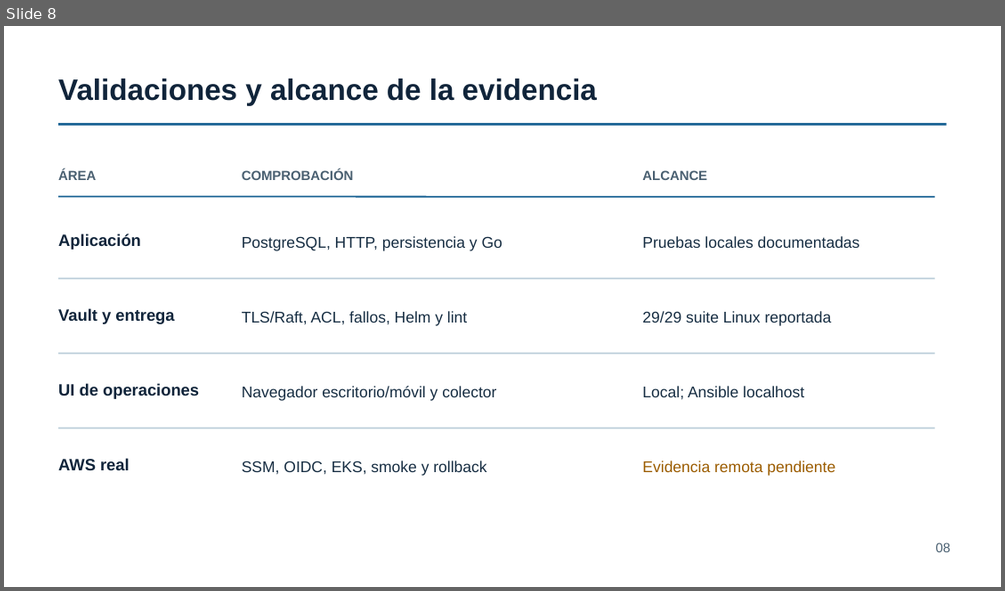
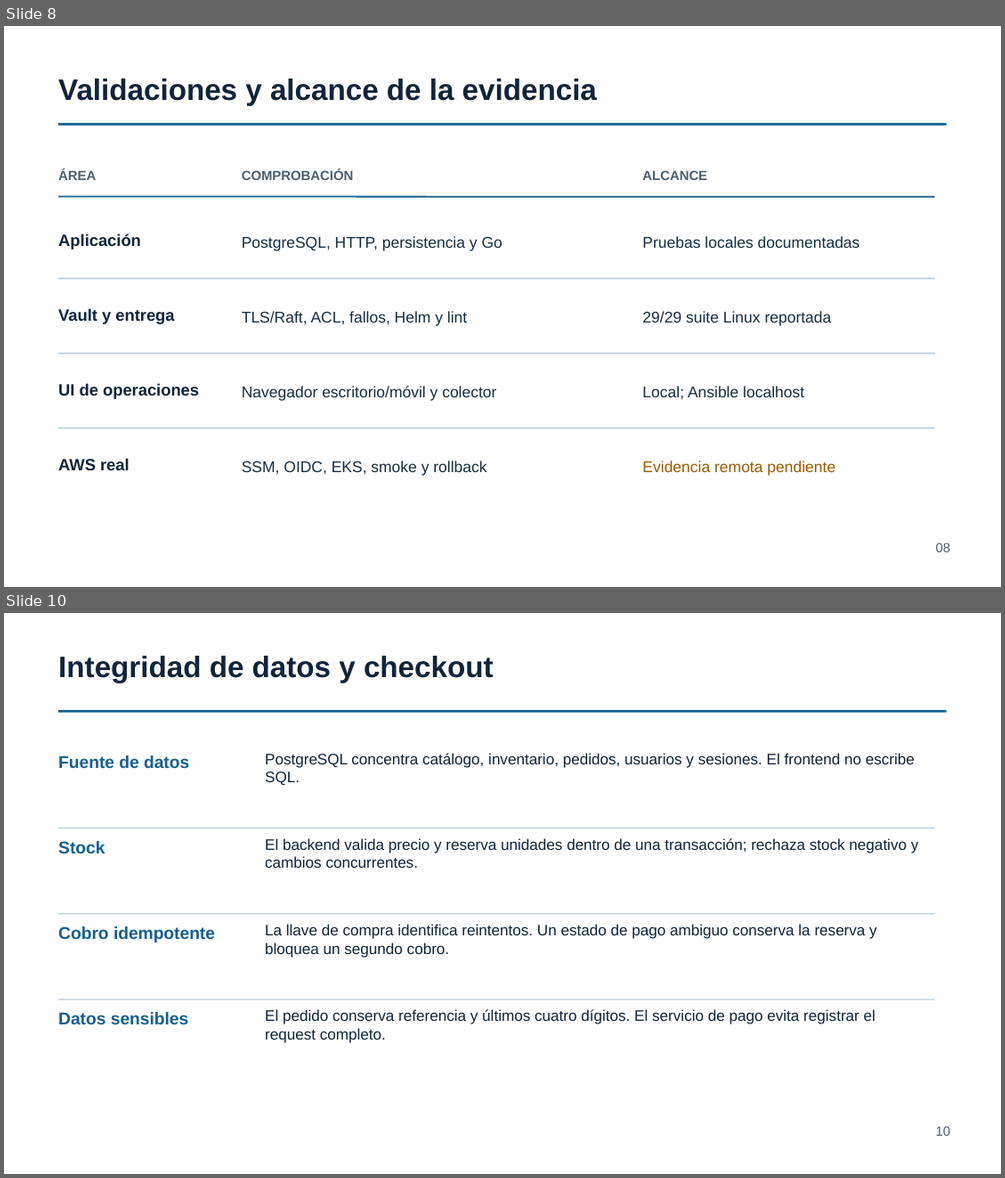
Before and after one commit to Hacket00GTFO/Boutique-Eq4-DevOPS, a slide deck: docs/Boutique-Eq4-Fase3-Seguridad-UI-Validaciones.pptx. Shown one above the other, each under a label of ours: slide 8 before the commit, slides 8 and 10 after it; the slides between them are not shown. The pictures are 1005x591 and 1005x1178 pixels, drawn with LibreOffice and Linux fonts; fonts in the diff are those of the drawing. Boxes give left, top, right and bottom in pixels: in the first picture for what was removed or moved away, otherwise in the second. Text is boxed around its words. In the diff, an @@ line names an element or a change of style, - is before the commit and + after.

```diff
--- a/docs/Boutique-Eq4-Fase3-Seguridad-UI-Validaciones.pptx
+++ b/docs/Boutique-Eq4-Fase3-Seguridad-UI-Validaciones.pptx
@@ slide 10 added at (4,613,1001,1174), background #FFFFFF @@
@@ text added at (58,656,494,683), 28.5 pt, text #10243A, bold @@
+Integridad de datos y checkout
@@ line added from (58, 711) to (947, 711), #145F91 2.25 pt @@
@@ text added at (58,755,189,768), 16.5 pt, text #145F91, bold @@
+Fuente de datos
@@ text added at (265,753,914,786), 14.6 pt, text #10243A @@
+PostgreSQL concentra catálogo, inventario, pedidos, usuarios y sesiones. El frontend no escribe SQL.
@@ line added from (58, 828) to (935, 828), #B7CFDB 0.98 pt @@
@@ text added at (58,841,105,854), 16.5 pt, text #145F91, bold @@
+Stock
@@ text added at (265,838,919,868), 14.6 pt, text #10243A @@
+El backend valida precio y reserva unidades dentro de una transacción; rechaza stock negativo y cambios concurrentes.
@@ line added from (58, 914) to (935, 914), #B7CFDB 0.98 pt @@
@@ text added at (58,926,215,942), 16.5 pt, text #145F91, bold @@
+Cobro idempotente
@@ text added at (265,924,877,957), 14.6 pt, text #10243A @@
+La llave de compra identifica reintentos. Un estado de pago ambiguo conserva la reserva y bloquea un segundo cobro.
@@ line added from (58, 999) to (935, 999), #B7CFDB 0.98 pt @@
@@ text added at (58,1012,188,1024), 16.5 pt, text #145F91, bold @@
+Datos sensibles
@@ text added at (265,1009,875,1043), 14.6 pt, text #10243A @@
+El pedido conserva referencia y últimos cuatro dígitos. El servicio de pago evita registrar el request completo.
@@ text added at (936,1126,951,1135), 12.8 pt, text #4A6071 @@
+10
```
Also in this commit, not shown: 2 slides changed, 9 other slides added.
